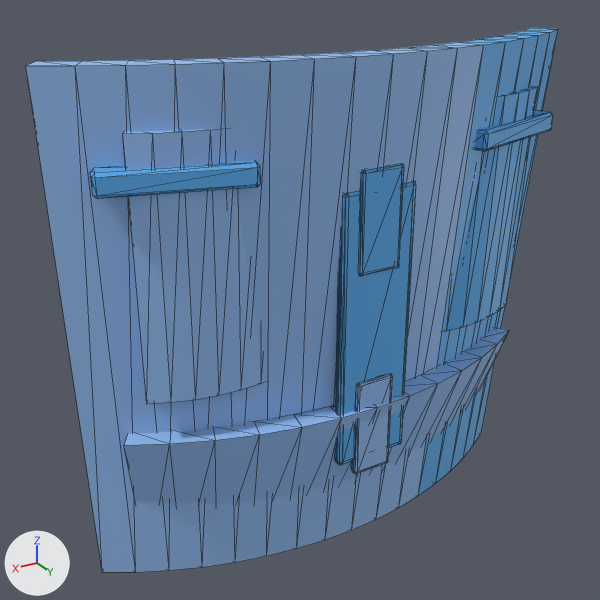
Before and after pictures for a commit that changed the glTF model viewer/assets/armor-parts/back/back.glb.
Camera for both pictures: a 50 mm lens placed at (0.427, 0.632, 0.336), pointed at (0.032, -0.027, 0.006). Lighting does not change. The marker at lower left points along +X, +Y and +Z. The picture after the commit comes second. Mesh edges are drawn as thin lines. Vertices at exactly the same position are counted once.

Objects in the first picture: 'armor_back_v001'.
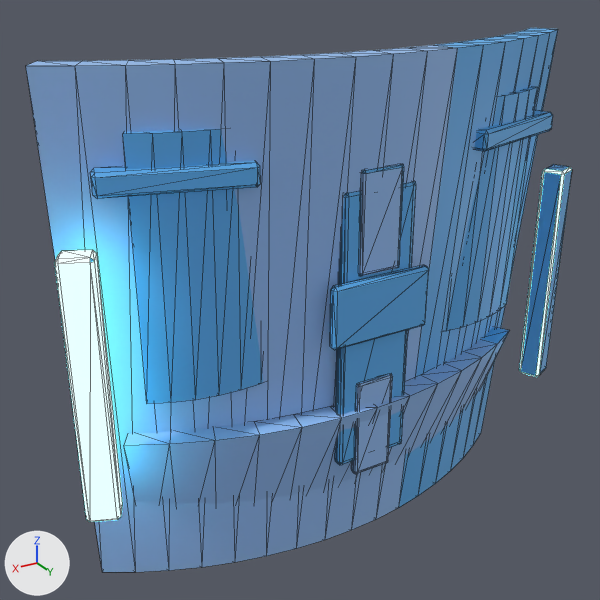
Pixel boxes (x1, y1, x2, y2) of what changed, in the pictures (600 x 600 px):
'armor_back_v001', reshaped: before (26, 28, 558, 572); after (26, 28, 572, 572)
part 1 of me_armor_back_v001, added: after (55, 250, 123, 522)
part 2 of me_armor_back_v001, added: after (520, 164, 572, 377)
part 3 of me_armor_back_v001, added (blue): after (330, 265, 429, 350)
part 4 of me_armor_back_v001, recoloured: (123, 42, 509, 507) in both
part 5 of me_armor_back_v001, recoloured: (359, 168, 402, 276) in both

The edits, one by one:
Material 'armor_emissive' (mat_armor_emissive) is new.
Its base color is (0.18, 0.902, 1.0) (cyan #76f4ff).
Its emission color is (0.18, 0.902, 1.0) (cyan #76f4ff).
Its emission strength is 4.0.
me_armor_back_v001 is used by ob_armor_back_v001; location (0.0, 0.0, 0.0).
me_armor_back_v001 had 408 vertices, 780 faces and spanned x -0.275..0.275, y -0.068..0.068, z -0.27..0.252.
me_armor_back_v001 now has 480 vertices, 912 faces and spans x -0.281..0.281, y -0.068..0.069, z -0.27..0.252.
me_armor_back_v001 part 1: a new loose piece of 24 vertices spanning x 0.246..0.281, y 0.004..0.036, z -0.134..0.113.
me_armor_back_v001 part 2: a new loose piece of 24 vertices spanning x -0.281..-0.246, y 0.004..0.036, z -0.134..0.113.
me_armor_back_v001 part 3: a new loose piece of 24 vertices spanning x -0.054..0.054, y 0.059..0.069, z -0.005..0.057, in mat_armor_accent (blue #5cb0f1).
me_armor_back_v001 part 4: 80 faces spanning x -0.235..0.235, y -0.067..0.063, z -0.27..0.252 switch from mat_armor_base_surface (blue #97c1f5) to mat_armor_accent (blue #5cb0f1).
me_armor_back_v001 part 5: 40 faces spanning x -0.022..0.022, y 0.054..0.062, z -0.154..0.157 switch from mat_armor_accent (blue #5cb0f1) to mat_armor_base_surface (blue #97c1f5).
me_armor_back_v001 gains material mat_armor_emissive (cyan #76f4ff, glowing cyan #76f4ff).
